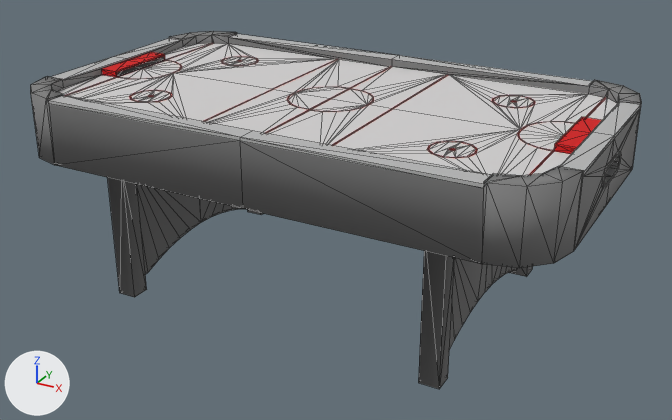
An edit to the OBJ model data/models/AirHockeyTable/Airhockey.obj, drawn before and after from the same camera.
Before and after are seen from a 50 mm lens placed at (12.16, -21.8, 7.57), pointed at (0.25, -0.14, -3.27). Lighting does not change. The marker at lower left points along +X, +Y and +Z. Mesh edges are drawn as thin lines. Where no turn or scale is listed for an object, it has been applied to the vertices. Vertices at the same position are counted once.

Names of what the first picture shows: 'ID3.002_ID96.005'.
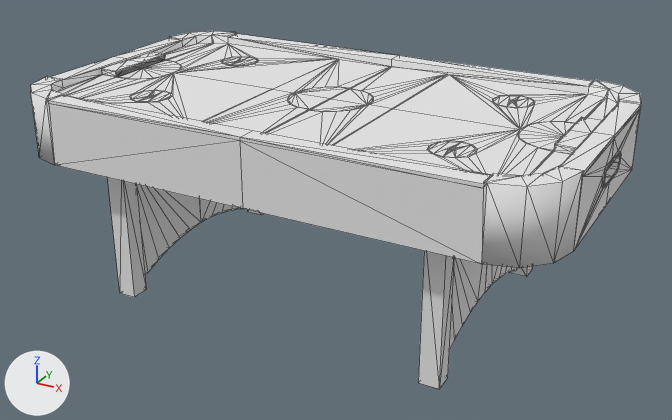
The change in detail:
Material 'ID53' (mat_id53) changes colour from light grey #d1cfcf to white #e7e7e7; in linear values from (0.64, 0.627, 0.627) to (0.8, 0.8, 0.8).
Material 'ID5' (mat_id5) changes colour from red #d10000 to white #e7e7e7; in linear values from (0.64, 0.0, 0.0) to (0.8, 0.8, 0.8).
Material 'ID13' (mat_id13) changes colour from grey #7c7c7c to white #e7e7e7; in linear values from (0.2, 0.2, 0.2) to (0.8, 0.8, 0.8).
Material 'ID33' (mat_id33) changes colour from grey #b7b7b7 to white #e7e7e7; in linear values from (0.472, 0.472, 0.472) to (0.8, 0.8, 0.8).
me_id3_002_id96_005 has 636 vertices, 1252 faces and spans x -7.8..7.8, y -4.5..4.5, z -5.7..0.3.
me_id3_002_id96_005 is used by ob_id3_002_id96_005; location (0.0, 0.0, 0.0).
Part 1, on me_id3_002_id96_005:
10 faces are deleted.
4 new faces join them, mat_id5 (white #e7e7e7).
4 new faces join them, mat_id13 (white #e7e7e7).
2 new faces join them, mat_id33 (white #e7e7e7).
Part 2, on me_id3_002_id96_005:
10 faces are deleted.
4 new faces join them, mat_id5 (white #e7e7e7).
4 new faces join them, mat_id13 (white #e7e7e7).
2 new faces join them, mat_id33 (white #e7e7e7).

Boxes [x1, y1, x2, y2] around the edits, measured in the pictures (672 x 420 px; the box of a moved part takes in the faces that stretch with it):
'ID3.002_ID96.005', recoloured, surface changed (grey to white)
    both: [31, 31, 642, 389]
part 1 of me_id3_002_id96_005, moved or reshaped
    both: [64, 40, 182, 80]
part 2 of me_id3_002_id96_005, moved or reshaped
    both: [555, 103, 619, 167]
